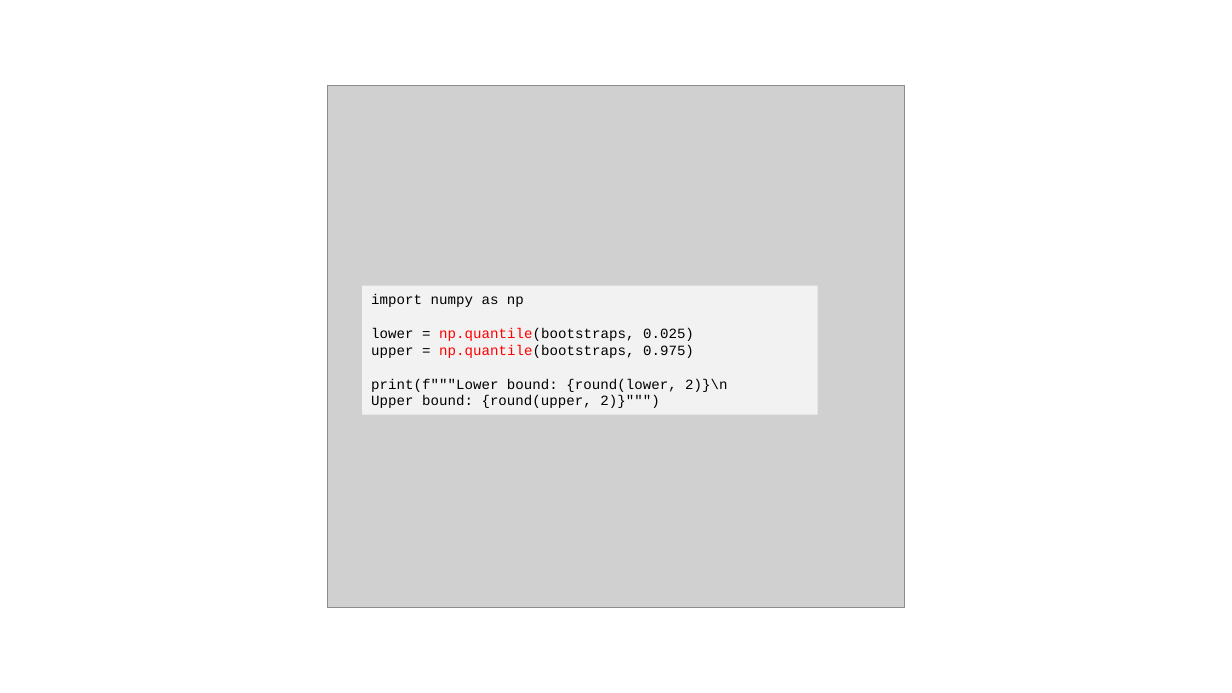
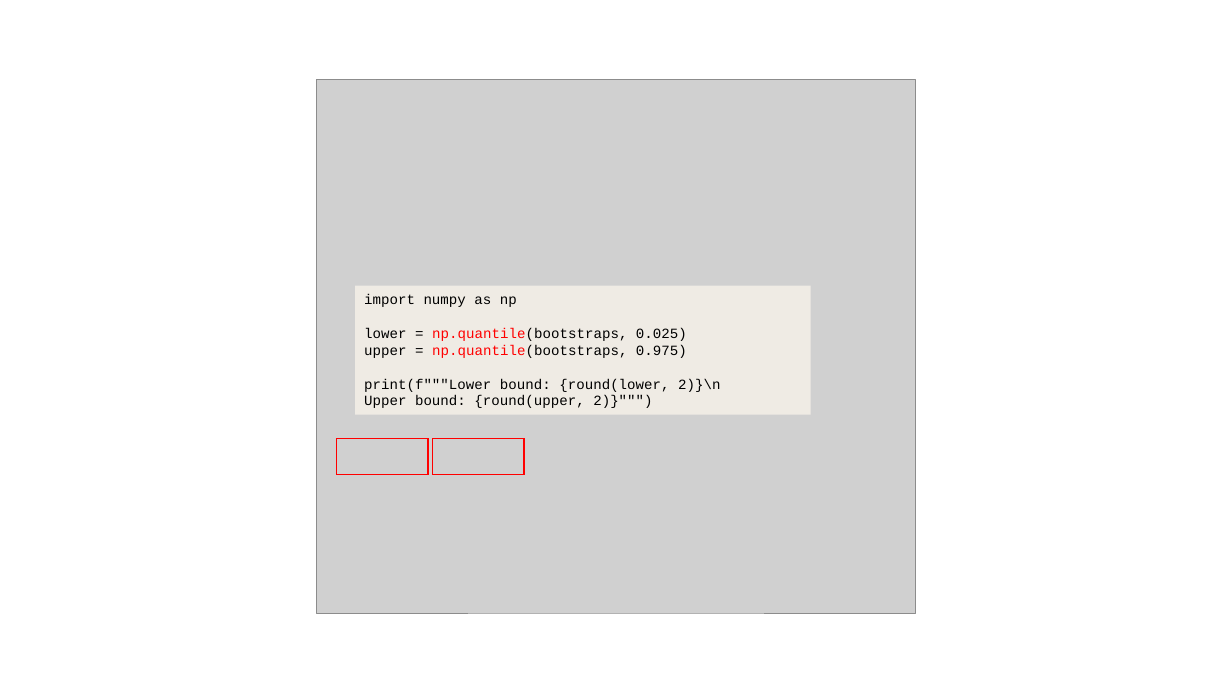
Before and after one commit to JNYH/DataCamp_Assessment, a slide deck: slide 13 of Statistical_Experimentation.pptx (slide 12 before the commit). Drawn at 1232x693 pixels with LibreOffice and Linux fonts; fonts in the diff are those of the drawing; grey boxes stand for pictures. Boxes give left, top, right and bottom in pixels: in the first picture for what was removed or moved away, otherwise in the second. Text is boxed around its words. In the diff, an @@ line names an element or a change of style, - is before the commit and + after.

```diff
--- a/Statistical_Experimentation.pptx
+++ b/Statistical_Experimentation.pptx
@@ picture: place and size @@
-picture at (327,86,905,608)
+picture at (316,79,916,613)
@@ rectangle "import numpy as np": place and size @@
-rectangle "import numpy as np" at (362,286,818,415)
+rectangle "import numpy as np" at (355,286,811,415)
@@ rectangle "import numpy as np" at (355,286,811,415): fill #F2F2F2 to #EFEBE4 @@
@@ rectangle added at (336,438,428,474), outline #FF0000 1 pt @@
@@ rectangle added at (433,438,524,474), outline #FF0000 1 pt @@
```
Also in this commit, not shown: 50 other slides changed, 13 slides added.
